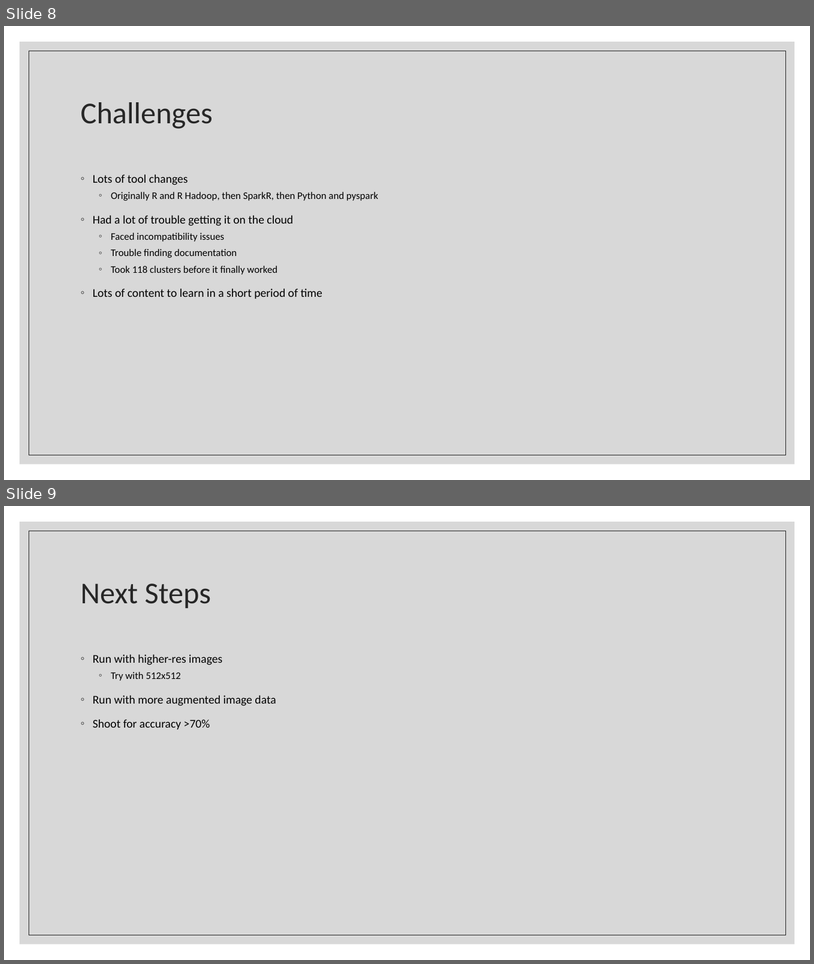
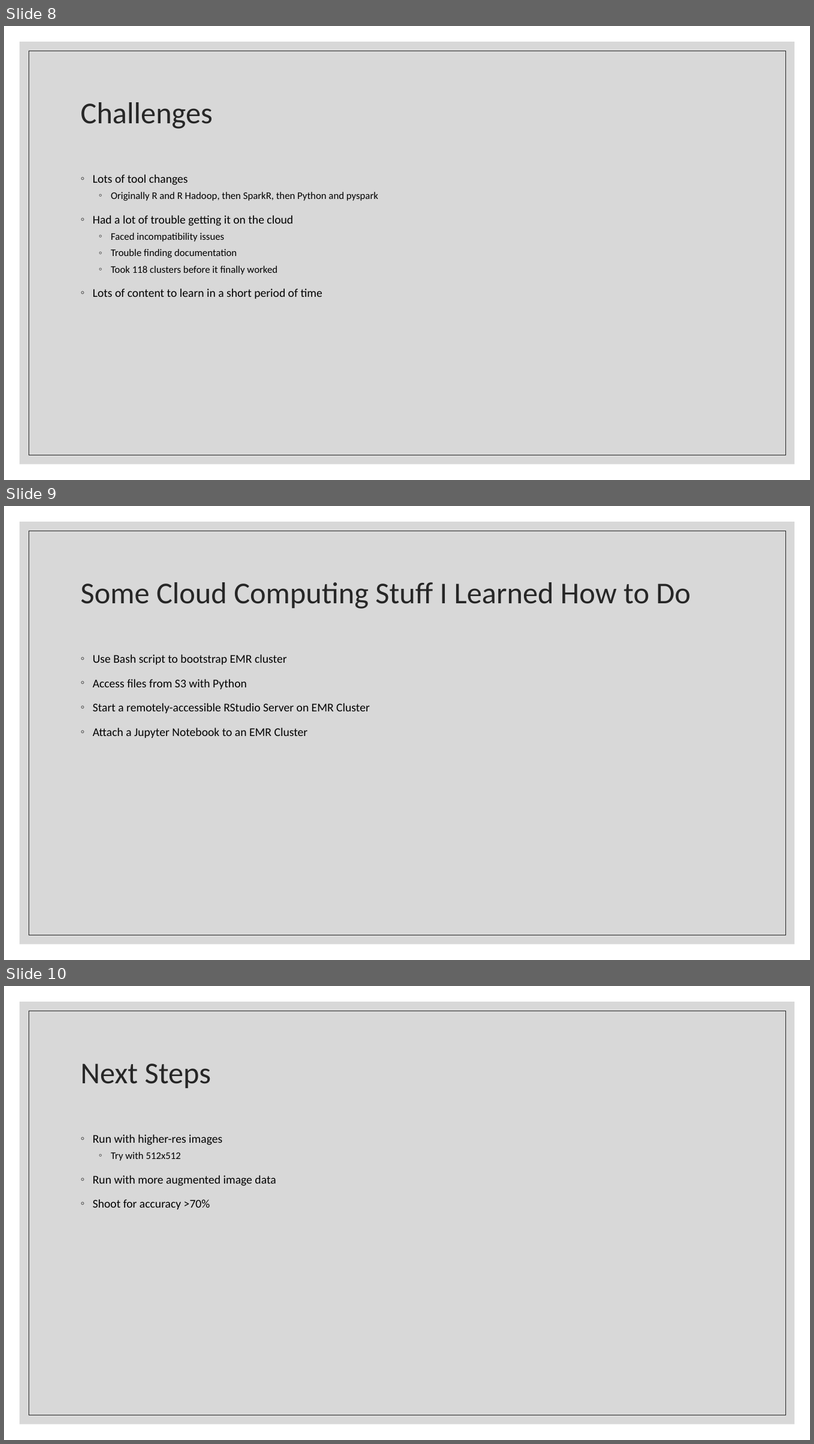
Before and after one commit to ctshadis/cs383-finalproject, a slide deck: presentation.pptx. Shown one above the other, each under a label of ours: slides 8 and 9 before the commit, slides 8, 9 and 10 after it. The pictures are 814x964 and 814x1444 pixels, drawn with LibreOffice and Linux fonts; fonts in the diff are those of the drawing. Boxes give left, top, right and bottom in pixels: in the first picture for what was removed or moved away, otherwise in the second. Text is boxed around its words. In the diff, an @@ line names an element or a change of style, - is before the commit and + after.

```diff
--- a/presentation.pptx
+++ b/presentation.pptx
@@ slide 9 added at [4,506,810,960], background #FFFFFF; not listed: 2 template elements that a slide beside it also shows @@
@@ title added at [81,582,691,609], 36 pt, text #262626 @@
+Some Cloud Computing Stuff I Learned How to Do
@@ text added at [93,654,370,738], 14 pt, text #000000 @@
+◦ Use Bash script to bootstrap EMR cluster
+◦ Access files from S3 with Python
+◦ Start a remotely-accessible RStudio Server on EMR Cluster
+◦ Attach a Jupyter Notebook to an EMR Cluster
@@ what was slide 9 is now slide 10 @@
```
Also in this commit, not shown: 1 other slide added.
